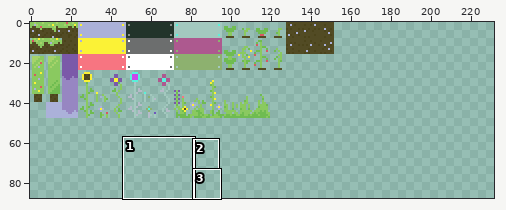
One commit to this sprite sheet: my assets/sprites/tileset-dirt.png. The first picture is a wide view before the edit; the outline marks the close-up.
Close-up. Old version:
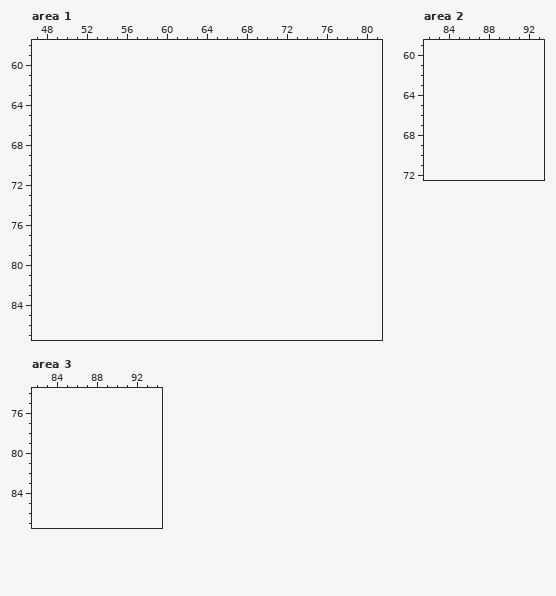
The file is 168x48 pixels. Shown: area 1: x 47..81, y 58..87; area 2: x 82..93, y 59..72; area 3: x 82..94, y 74..87. The old version is drawn lined up with the new one, on the new canvas. The commit also changed other parts of the picture, which this record leaves out.
Once edited:
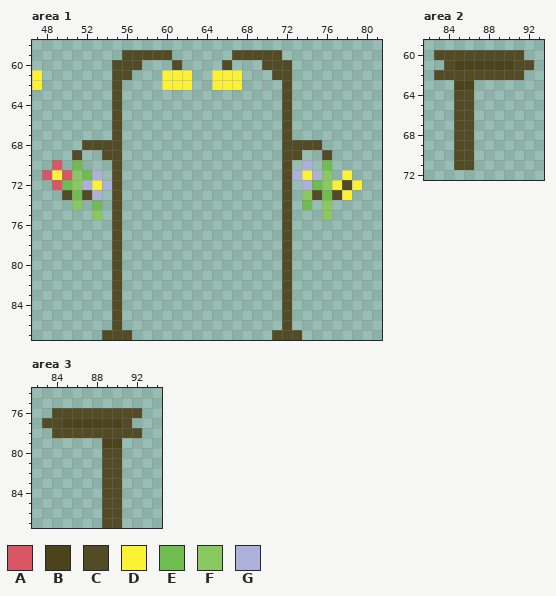
Palette (. is transparent): A #d95763  B #4b441b  C #524b24  D #fbf236  E #6fbc51  F #8ac960  G #abb1d9
Difference:
canvas 168x48 -> 232x88
Area 1:
y 59: x 56..60 ..... -> CCCCC; x 67..71 ..... -> CCCCC
y 60: x 55..57 ... -> CCC; x 61 . -> C; x 66 . -> C; x 70..72 ... -> CCC
y 61: x 47 . -> D; x 55..56 .. -> CC; x 60..62 ... -> DDD; x 65..67 ... -> DDD; x 71..72 .. -> CC
y 62: x 47 . -> D; x 55 . -> C; x 60..62 ... -> DDD; x 65..67 ... -> DDD; x 72 . -> C
y 63..67: x 55 . -> C; x 72 . -> C
y 68: x 52..55 .... -> CCCC; x 72..75 .... -> CCCC
y 69: x 51 . -> C; x 54..55 .. -> CC; x 72..73 .. -> CC; x 76 . -> C
y 70: x 49 . -> A; x 51 . -> E; x 55 . -> C; x 72 . -> C; x 74 . -> G; x 76 . -> E
y 71: x 48..53 ...... -> ADAFEG; x 55 . -> C; x 72..76 ..... -> CGDGF; x 78 . -> D
y 72: x 49..55 ....... -> AEFGDGC; x 72 . -> C; x 74..79 ...... -> GEFDCD
y 73: x 50..53 .... -> CECG; x 55 . -> C; x 72 . -> C; x 74..78 ..... -> FCECD
y 74: x 51 . -> F; x 53 . -> E; x 55 . -> C; x 72 . -> C; x 74 . -> E; x 76 . -> F
y 75: x 53 . -> F; x 55 . -> C; x 72 . -> C; x 76 . -> F
y 76..86: x 55 . -> C; x 72 . -> C
y 87: x 54..56 ... -> CCC; x 71..73 ... -> CCC
Area 2:
y 60: x 83..91 ......... -> CCCCCCCCC
y 61: x 84..92 ......... -> CBBBBBBCC
y 62: x 83..91 ......... -> CCCCCCCCC
y 63: x 85..86 .. -> BB
y 64..71: x 85..86 .. -> CC
Area 3:
y 76: x 84..92 ......... -> CCCCCCCCC
y 77: x 83..91 ......... -> CCBBBBBBC
y 78: x 84..92 ......... -> CCCCCCCCC
y 79: x 89..90 .. -> BB
y 80..87: x 89..90 .. -> CC
Boxes around the changes in both close-ups, in picture pixels (x1, y1, x2, y2):
added: (42, 50, 362, 340)
added: (32, 70, 42, 90)
added: (434, 50, 534, 170)
added: (42, 408, 142, 528)
